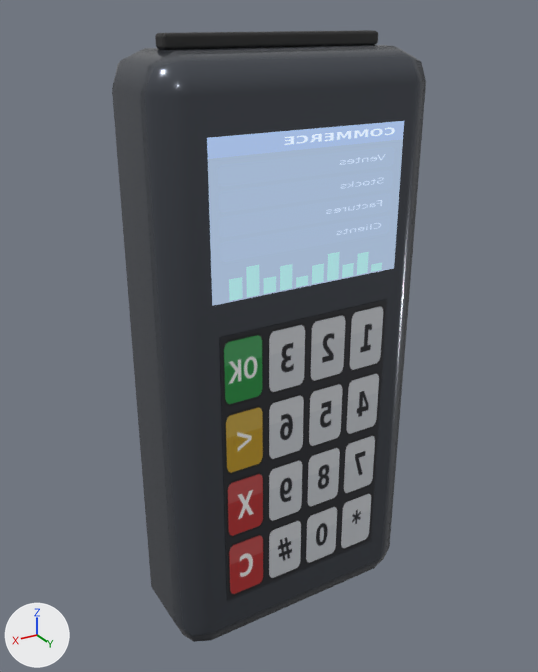
Two versions of the OBJ model Assets/Models/RP/BankTerminal.obj, one commit apart.
Before and after are seen from a 50 mm camera at (0.1172, 0.1924, 0.1981) aimed at (0.0005, -0.0021, 0.1008). Arrows for +X, +Y and +Z are at lower left; the lights stay in place. The picture after the commit comes second. Where no turn or scale is listed for an object, it has been applied to the vertices. Vertices at exactly the same position are counted once.

Names of what the first picture shows: 'BankTerminal'.
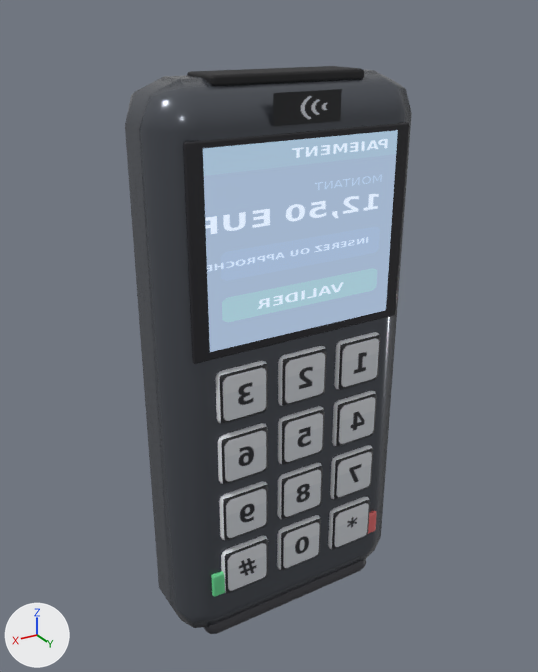
Changed parts and their boxes [x1, y1, x2, y2] in the pictures (538 x 672 px; the box of a moved part takes in the faces that stretch with it):
'BankTerminal', surface changed, reshaped (9% narrower, 7% shorter)
    before: [112, 30, 426, 642]
    after: [125, 66, 412, 634]
part 1 of me_bankterminal, moved or reshaped
    before: [155, 30, 378, 50]
    after: [187, 66, 364, 86]
part 2 of me_bankterminal, moved or reshaped
    before: [112, 45, 426, 642]
    after: [211, 571, 225, 597]
part 3 of me_bankterminal, added
    after: [368, 511, 377, 534]
part 4 of me_bankterminal, cut back
    before: [207, 121, 404, 601]
    after: [125, 69, 412, 634]
part 5 of me_bankterminal, added
    after: [273, 89, 342, 127]

Patch to the scene script:
```diff
--- a/Assets/Models/RP/BankTerminal.obj.py
+++ b/Assets/Models/RP/BankTerminal.obj.py
@@ img_nfc_icon_png @@
+img_nfc_icon_png = load_image('Nfc_Icon.png', '../Money/Nfc_Icon.png', 64, 64, 'sRGB')
@@ img_terminal_ui_png @@
+img_terminal_ui_png = load_image('Terminal_UI.png', '../Money/Terminal_UI.png', 256, 384, 'sRGB')
@@ mat_screen @@
 mat_screen = principled_material('Screen')
-mat_screen.texture = img_tablet_ui_png
+mat_screen.texture = img_terminal_ui_png
 mat_screen.roughness = 0.0513
@@ mat_bezel @@
+mat_bezel = principled_material('Bezel')
+mat_bezel.base_color = (0.02, 0.02, 0.025)  # black #27272c
+mat_bezel.roughness = 0.225
@@ mat_red @@
+mat_red = principled_material('Red')
+mat_red.base_color = (0.75, 0.15, 0.15)  # red #e16c6c
+mat_red.roughness = 0.452
@@ mat_green @@
+mat_green = principled_material('Green')
+mat_green.base_color = (0.15, 0.7, 0.3)  # green #6cda95
+mat_green.roughness = 0.452
@@ mat_nfc @@
+mat_nfc = principled_material('Nfc')
+mat_nfc.texture = img_nfc_icon_png
+mat_nfc.roughness = 0.452
@@ mat_key @@
+mat_key = principled_material('Key')
+mat_key.texture = img_keypad_png
@@ mat_foot @@
+mat_foot = principled_material('Foot')
+mat_foot.base_color = (0.05, 0.05, 0.06)  # dark grey #3f3f45
+mat_foot.roughness = 0.553
@@ mat_keybody @@
+mat_keybody = principled_material('KeyBody')
+mat_keybody.base_color = (0.78, 0.8, 0.84)  # white #e5e7ec
@@ me_bankterminal @@
 # used by ob_bankterminal; location = (0.0, 0.0, 0.0)
-me_bankterminal.from_pydata(...)  # 120 vertices, 220 faces; spans x -0.045..0.045, y -0.02..0.02, z 0.0..0.194
+me_bankterminal.from_pydata(...)  # 968 vertices, 1732 faces; spans x -0.044..0.044, y -0.017..0.019, z 0.0..0.184
+# me_bankterminal part 1: the loose piece of 56 vertices spanning x -0.035..0.035, y -0.003..0.003, z 0.19..0.194 is scaled about its middle by (0.71, 3.01, 0.674), then moved by (0.0, 0.002, -0.01)
+# me_bankterminal part 2: the loose piece of 56 vertices spanning x -0.045..0.045, y -0.02..0.02, z 0.0..0.19 is scaled about its middle by (0.188, 0.0351, 0.0442), then moved by (0.026, 0.017, -0.069), in mat_green (green #6cda95)
+# me_bankterminal part 3: the loose piece of 56 vertices spanning x -0.045..0.045, y -0.02..0.02, z 0.0..0.19 is copied, and the copy is scaled about its middle by (0.188, 0.0351, 0.0442), then moved by (-0.026, 0.017, -0.069), in mat_red (red #e16c6c); it spans x -0.034..-0.018, y 0.016..0.018, z 0.021..0.03
+# me_bankterminal part 4: 8 vertices removed from x -0.032..0.032, y 0.02, z 0.02..0.17; 796 vertices added at x -0.044..0.044, y -0.017..0.019, z 0.0..0.183
+# me_bankterminal part 5: 4 vertices added at x -0.011..0.011, y 0.018, z 0.171..0.179
 me_bankterminal.materials.append(mat_body)
 me_bankterminal.materials.append(mat_screen)
-me_bankterminal.materials.append(mat_keys)  # picture img_keypad_png
 me_bankterminal.materials.append(mat_slot)
+me_bankterminal.materials.append(mat_foot)  # dark grey #3f3f45
+me_bankterminal.materials.append(mat_bezel)  # black #27272c
+me_bankterminal.materials.append(mat_keybody)  # white #e5e7ec
+me_bankterminal.materials.append(mat_key)  # picture img_keypad_png
+me_bankterminal.materials.append(mat_nfc)  # picture img_nfc_icon_png
+me_bankterminal.materials.append(mat_green)  # green #6cda95
+me_bankterminal.materials.append(mat_red)  # red #e16c6c
```
